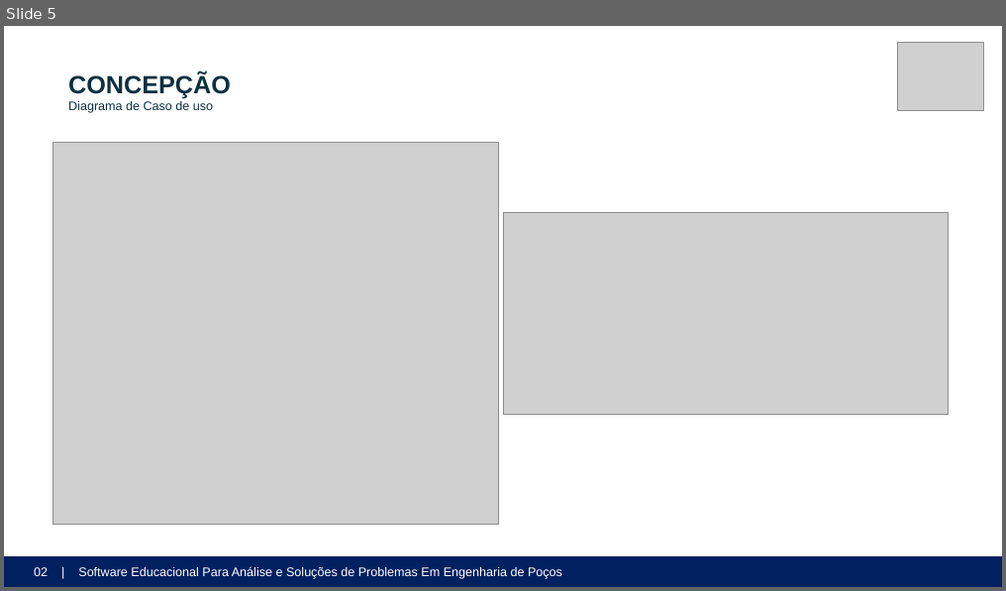
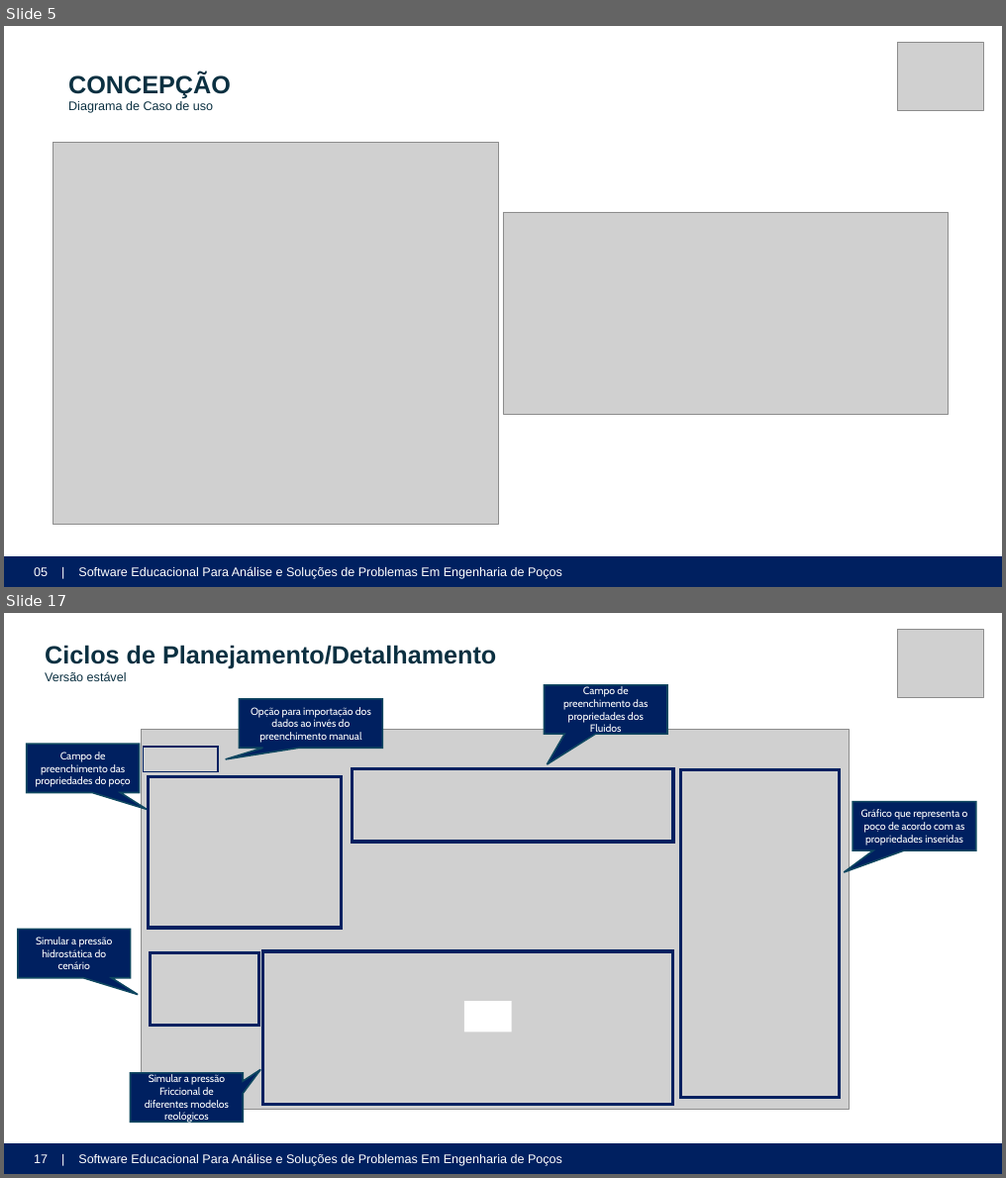
Before and after one commit to ldsc/ProjetoEngenharia-SoftwareEducacionalParaAnaliseESolucaoDeProblemasEmEngenhariaDePoco, a slide deck: doc-v2/ManualDoDesenvolvedor/Apresentação/Apresentação_Nathan_TCC1.pptx. Shown one above the other, each under a label of ours: slide 5 before the commit, slides 5 and 17 after it; the slides between them are not shown. The pictures are 1006x591 and 1006x1178 pixels, drawn with LibreOffice and Linux fonts; fonts in the diff are those of the drawing; grey boxes stand for pictures. Boxes give left, top, right and bottom in pixels: in the first picture for what was removed or moved away, otherwise in the second. Text is boxed around its words. In the diff, an @@ line names an element or a change of style, - is before the commit and + after.

Commit message:
Atualização da apresentação para disciplina TCC1

```diff
--- a/doc-v2/ManualDoDesenvolvedor/Apresentação/Apresentação_Nathan_TCC1.pptx
+++ b/doc-v2/ManualDoDesenvolvedor/Apresentação/Apresentação_Nathan_TCC1.pptx
@@ slide 17 added at <box>4,613,1002,1174</box>, background #FFFFFF @@
@@ picture added at <box>898,629,984,697</box> @@
@@ text added at <box>45,645,496,681</box>, 24 pt, text #0B3041, bold @@
+Ciclos de Planejamento/Detalhamento
+Versão estável
@@ speech box added at <box>239,699,383,748</box>, fill #002060, outline #104760 1.5 pt, 10 pt, text #FFFFFF @@
+Opção para importação dos dados ao invés do preenchimento manual
@@ speech box added at <box>545,685,668,734</box>, fill #002060, outline #104760 1.5 pt, 10 pt, text #FFFFFF @@
+Campo de preenchimento das propriedades dos Fluidos
@@ picture added at <box>141,729,848,1109</box> @@
@@ speech box added at <box>27,744,139,792</box>, fill #002060, outline #104760 1.5 pt, 10 pt, text #FFFFFF @@
+Campo de preenchimento das propriedades do poço
@@ rectangle added at <box>144,747,218,772</box>, outline #002060 1.5 pt @@
@@ rectangle added at <box>148,777,342,928</box>, outline #002060 3 pt @@
@@ rectangle added at <box>351,769,673,842</box>, outline #002060 3 pt @@
@@ rectangle added at <box>681,770,840,1098</box>, outline #002060 3 pt @@
@@ speech box added at <box>853,802,976,851</box>, fill #002060, outline #104760 1.5 pt, 10 pt, text #FFFFFF @@
+Gráfico que representa o poço de acordo com as propriedades inseridas
@@ rectangle added at <box>906,799,953,830</box>, fill #FFFFFF @@
@@ rectangle added at <box>871,841,993,863</box>, fill #FFFFFF @@
@@ rectangle added at <box>942,828,988,859</box>, fill #FFFFFF @@
@@ rectangle added at <box>917,882,963,913</box>, fill #FFFFFF @@
@@ rectangle added at <box>937,884,984,915</box>, fill #FFFFFF @@
@@ speech box added at <box>18,929,130,977</box>, fill #002060, outline #104760 1.5 pt, 10 pt, text #FFFFFF @@
+Simular a pressão hidrostática do cenário
@@ rectangle added at <box>151,953,260,1026</box>, outline #002060 3 pt @@
@@ rectangle added at <box>263,952,673,1104</box>, outline #002060 3 pt @@
@@ rectangle added at <box>871,944,993,967</box>, fill #FFFFFF @@
@@ rectangle added at <box>464,1001,512,1032</box>, fill #FFFFFF @@
@@ rectangle added at <box>874,1042,922,1072</box>, fill #FFFFFF @@
@@ rectangle added at <box>880,1048,1001,1071</box>, fill #FFFFFF @@
@@ speech box added at <box>131,1073,243,1122</box>, fill #002060, outline #104760 1.5 pt, 10 pt, text #FFFFFF @@
+Simular a pressão Friccional de diferentes modelos reológicos
@@ rectangle added at <box>4,1144,1002,1174</box>, fill #002060 @@
@@ text added at <box>34,1154,562,1166</box>, 12 pt, text #FFFFFF @@
+17 | Software Educacional Para Análise e Soluções de Problemas Em Engenharia de Poços
@@ slide 5 changed as well @@
@@ text at <box>34,567,562,579</box>: text changed @@
-02 | Software Educacional Para Análise e Soluções de Problemas Em Engenharia de Poços
+05 | Software Educacional Para Análise e Soluções de Problemas Em Engenharia de Poços
```
Also in this commit, not shown: 3 other slides changed, 12 other slides added, 33 other files.
